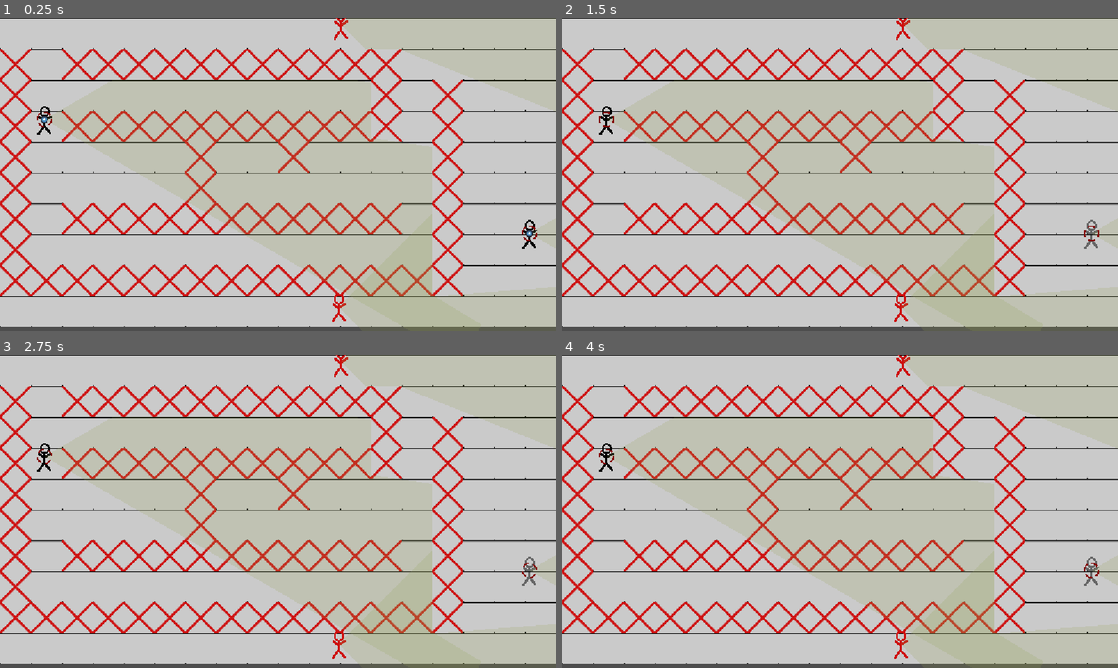
Above: before the commit, frames 1-4 (two rows, left to right).
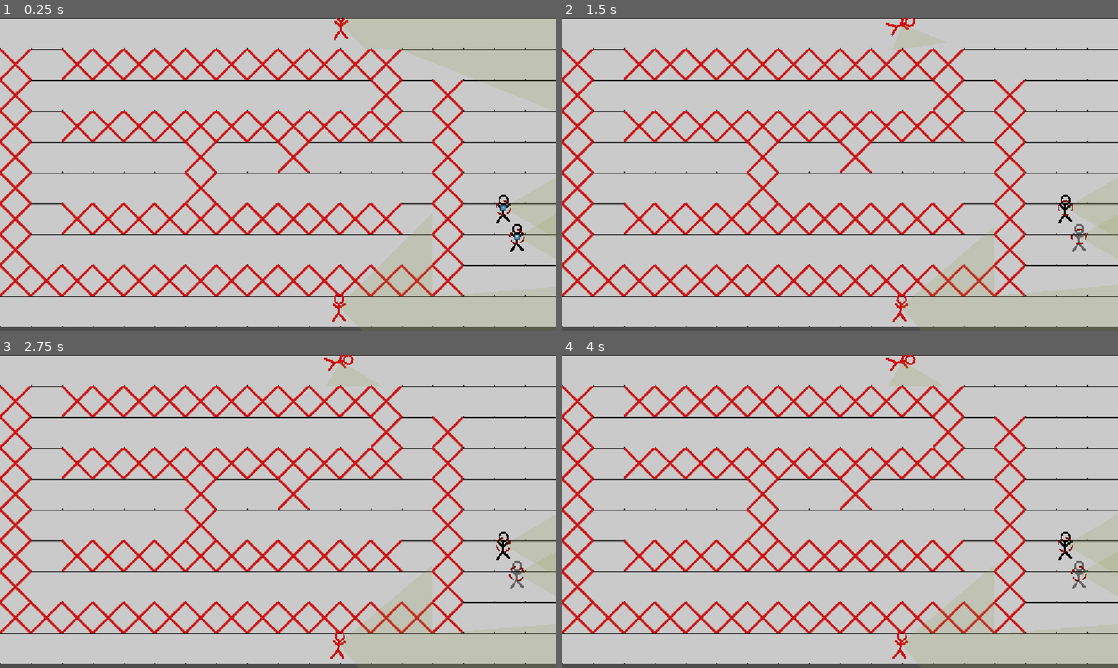
Above: after the commit, the same moments.

Repository: NevenIlincic/Tactical_Move
Game: Godot game, scene res://Scenes/Test_Scene.tscn
Two runs of this game, one before a commit and one after it. Both use one fixed random seed, a clock stepped at 60 frames per second and the inputs below. The engine's default icon, where the game draws it, is replaced by a stand-in: a white triangle on a blue panel in a dark square.
Inputs (mouse positions are in pixels of both pictures, inside the frame that each line leads up to):
- Up to frame 1 (0.25 s): no input
- Up to frame 2 (1.5 s): tap Enter at 0.5 s; move the mouse to (606, 118) at 0.52 s; press the mouse at (606, 118) at 0.53 s; tap W (reset_look_at_path) at 1.25 s; move the mouse to (1090, 233) at 1.27 s; release the mouse at (1090, 233) at 1.28 s; tap Space (move_confirm) at 1.35 s; click (1090, 233) at 1.42 s
- Up to frame 3 (2.75 s): move the mouse to (333, 442) at 2.02 s; right-click (333, 442) at 2.1 s; click (333, 442) at 2.17 s
- Up to frame 4 (4 s): move the mouse to (812, 574) at 2.77 s; tap Z (rotate_player_after_move) at 2.85 s; click (812, 574) at 2.92 s; move the mouse to (1006, 558) at 3.52 s; press the mouse at (1006, 558) at 3.53 s

The runs differ from the first frame. In frame 1, 2.6% of the frame differs, in the area x 6-100%, y 19-88%; in frame 2, 3.3%; in frame 3, 3.3%; in frame 4, 3.4%, in the area x 6-100%, y 0-98%.

Commit message:
[ADD] Initial enemy decision making on action start

Diff:
--- a/Resources/Player_Stats/Medic_Stats.tres
+++ b/Resources/Player_Stats/Medic_Stats.tres
@@ -20,7 +20,7 @@
 
 [sub_resource type="Resource" id="Resource_argnq"]
 script = ExtResource("2_xq73l")
-base_value = 350.0
+base_value = 150.0
 metadata/_custom_type_script = "uid://bencr8mnns7ut"
 
 [resource]
--- a/Resources/Player_Stats/Regular_Soldier_Stats.tres
+++ b/Resources/Player_Stats/Regular_Soldier_Stats.tres
@@ -21,7 +21,7 @@
 
 [sub_resource type="Resource" id="Resource_xq73l"]
 script = ExtResource("1_sf78t")
-base_value = 250.0
+base_value = 100.0
 metadata/_custom_type_script = "uid://bencr8mnns7ut"
 
 [resource]
--- a/Scenes/Soldier/Player/Player.tscn
+++ b/Scenes/Soldier/Player/Player.tscn
@@ -63,6 +63,9 @@
 
 [sub_resource type="Gradient" id="Gradient_tk11s"]
 colors = PackedColorArray(1, 1, 0.43137255, 0, 1, 1, 0.43137255, 0.8039216)
+
+[sub_resource type="RectangleShape2D" id="RectangleShape2D_jjc5n"]
+size = Vector2(256, 248)
 
 [node name="Player" type="Node2D" unique_id=1108589071 groups=["Player", "soldier"]]
 script = ExtResource("1_ft8w5")
@@ -131,7 +134,7 @@
 texture = ExtResource("9_3um6k")
 texture_mode = 1
 
-[node name="Hitbox" type="StaticBody2D" parent="." unique_id=1767789613]
+[node name="Hitbox" type="StaticBody2D" parent="." unique_id=1767789613 groups=["player_hitbox"]]
 
 [node name="Hitbox_Collision_Shape" type="CollisionShape2D" parent="Hitbox" unique_id=206391692]
 shape = SubResource("CircleShape2D_06txj")
@@ -145,4 +148,12 @@
 gradient = SubResource("Gradient_tk11s")
 script = ExtResource("11_tk11s")
 
+[node name="Ally_Detection_Area" type="Area2D" parent="." unique_id=996566538 groups=["ally_detection_area"]]
+
+[node name="CollisionShape2D" type="CollisionShape2D" parent="Ally_Detection_Area" unique_id=1560835526]
+position = Vector2(0, -4)
+shape = SubResource("RectangleShape2D_jjc5n")
+
 [connection signal="input_event" from="Selection_Area" to="." method="_on_selection_area_input_event"]
+[connection signal="body_entered" from="Ally_Detection_Area" to="." method="_on_ally_detection_area_body_entered"]
+[connection signal="body_exited" from="Ally_Detection_Area" to="." method="_on_ally_detection_area_body_exited"]
--- a/Scenes/Test_Scene.tscn
+++ b/Scenes/Test_Scene.tscn
@@ -91,7 +91,7 @@
 
 [sub_resource type="Resource" id="Resource_42oyf"]
 script = ExtResource("5_8c5ma")
-base_value = 0.4
+base_value = 1.0
 metadata/_custom_type_script = "uid://bencr8mnns7ut"
 
 [sub_resource type="Resource" id="Resource_xq73l"]
@@ -116,7 +116,7 @@
 [sub_resource type="Resource" id="Resource_513u8"]
 resource_local_to_scene = true
 script = ExtResource("5_8c5ma")
-base_value = 30.0
+base_value = 15.0
 metadata/_custom_type_script = "uid://bencr8mnns7ut"
 
 [sub_resource type="Resource" id="Resource_518se"]
@@ -136,7 +136,7 @@
 [sub_resource type="Resource" id="Resource_7tbrw"]
 resource_local_to_scene = true
 script = ExtResource("5_8c5ma")
-base_value = 10000.0
+base_value = 20.0
 metadata/_custom_type_script = "uid://bencr8mnns7ut"
 
 [sub_resource type="Resource" id="Resource_q2r4x"]
@@ -192,7 +192,7 @@
 shape = SubResource("RectangleShape2D_fhwqp")
 
 [node name="Player" parent="." unique_id=1108589071 instance=ExtResource("4_10mtb")]
-position = Vector2(92, 210)
+position = Vector2(1043, 393)
 soldier_stats = SubResource("Resource_grcoo")
 weapons = Array[ExtResource("6_mykrp")]([SubResource("Resource_yn6en")])
 
@@ -208,7 +208,7 @@
 weapons = Array[ExtResource("6_mykrp")]([SubResource("Resource_3vrl3")])
 
 [node name="Player2" parent="." unique_id=1802276897 instance=ExtResource("4_10mtb")]
-position = Vector2(1097, 446)
+position = Vector2(1071, 453)
 current_engagement_rule = 2
 soldier_stats = SubResource("Resource_q2r4x")
 weapons = Array[ExtResource("6_mykrp")]([SubResource("Resource_kw30y")])
@@ -220,7 +220,7 @@
 position = Vector2(1047, 349)
 
 [node name="Marker2D3" type="Marker2D" parent="." unique_id=1217688864 groups=["a_star_point"]]
-position = Vector2(532, 232)
+position = Vector2(549, 290)
 
 [node name="Marker2D4" type="Marker2D" parent="." unique_id=692773227 groups=["a_star_point"]]
 position = Vector2(257, 236)
@@ -232,4 +232,5 @@
 position = Vector2(1003, 611)
 
 [node name="NavigationRegion2D" type="NavigationRegion2D" parent="." unique_id=424842699]
+visible = false
 navigation_polygon = SubResource("NavigationPolygon_6uspl")
--- a/Scripts/Soldier/Enemy/enemy.gd
+++ b/Scripts/Soldier/Enemy/enemy.gd
@@ -9,6 +9,10 @@
 #FOR ENEMY
 var alive_players: Dictionary = {}
 var level: Level
+enum Intent{
+	ATTACK,
+	DEFEND
+}
 
 func when_spotted():
 	visible = true
@@ -33,9 +37,45 @@
 
 
 func _pre_move_actions():
-	evaluate_best_move()
-	Signals.player_move_finished.emit(self)
-	#check_soldier_has_action()
+	var best_move = evaluate_best_move()
+	var total_score: float = best_move["total_score"]
+	var intent: Intent = best_move["intent"]
+	#TARGET
+	var target: Soldier = best_move["target"]
+	var target_distance: float = best_move["target_distance"]
+	var path_to_target = best_move["path_to_target"]
+	#COVER
+	var path_to_closest_cover = best_move["path_to_closest_cover"]
+	var distance_to_closest_cover: float = best_move["distance_to_closest_cover"]
+	var cover_point: Marker2D = best_move["closest_cover"]
+
+	#print(self, " ", best_move)
+	match intent:
+		Intent.DEFEND:
+			if soldier_stats.HP.get_value() < target.soldier_stats.HP.get_value():
+				if total_score > 1.5:
+					var path: Array[Vector2] = []
+					for point in path_to_closest_cover:
+						path.append(point)
+					player_path = path
+					set_after_move_looking_point(get_closest_cover()["closest_cover"].global_position)
+			set_point_to_look(cover_point)
+
+		Intent.ATTACK:
+			var path: Array[Vector2] = []
+			var look_at_point = null
+			if soldier_stats.max_travel_distance.get_value() < target_distance:
+				for point in path_to_closest_cover:
+					path.append(point)
+				look_at_point = cover_point
+			else:
+				for point in path_to_target:
+					path.append(point)
+				look_at_point = target
+			set_point_to_look(look_at_point)
+			player_path = path
+
+	check_soldier_has_action()
 
 func check_enemy_looking_at():
 	if enemy_to_shoot:
@@ -49,19 +89,67 @@
 	#hide_enemy()
 
 func evaluate_best_move():
+	var map_rid = get_world_2d().navigation_map
+
 	var path_data: Dictionary = get_closest_cover()
-	var path = path_data["shortest_path"]
-	var distance_to_nearest_cover = path_data["minimum_length"]
+	var path_to_closest_cover = path_data["shortest_path"]
+	var distance_to_closest_cover = path_data["minimum_length"]
 	var cover_point: Marker2D = path_data["closest_cover"]
 
 	var alive_players: Dictionary = level.get_alive_players()
+
 	var best_move: Dictionary = {}
-	var best_score: float = 0.0
+	var best_score: float = -9999.0
 
 	var current_HP: float = soldier_stats.HP.get_value()
-	for player in alive_players:
-		pass
-
+	var max_travel_distance: float = soldier_stats.max_travel_distance.get_value()
+	for player: Player in alive_players:
+		var intent_for_player: Intent = Intent.ATTACK
+		var path_to_player = NavigationServer2D.map_get_path(map_rid, global_position, player.global_position, true)
+		var distance_to_player: float = get_path_length(path_to_player)
+		var player_allies_nearby = len(player.allies_nearby)
+
+		var attack_score: float = 0.0
+		var defense_score: float = 0.0
+
+		var player_hp: float = player.soldier_stats.HP.get_value()
+		#HP
+		if current_HP > player_hp:
+			attack_score += clampf(10.0/(player.soldier_stats.HP.get_value() +1.0), 0.0, 3.0)
+			if player_hp < 30.0:
+				attack_score += attack_score * 0.5
+		else:
+			defense_score += clampf(10.0/(player.soldier_stats.HP.get_value() +1.0), 0.0, 3.0)
+			if current_HP < 30.0:
+				defense_score = 10.0 / current_HP
+		#DISTANCE
+		if max_travel_distance > distance_to_player:
+			if distance_to_player > distance_to_closest_cover:
+				defense_score += clampf(500.0/ (distance_to_player*(player_allies_nearby+1)), 0.0, 3.0)
+			else:
+				attack_score += clampf(500.0/(distance_to_player*(player_allies_nearby+1)), 0.0, 3.0)
+		else:
+			defense_score += clampf(500.0/ (distance_to_player*(player_allies_nearby+1)), 0.0, 3.0)
+
+		#print(self, " ", attack_score, " ", defense_score)
+		if defense_score > attack_score:
+			intent_for_player = Intent.DEFEND
+
+		var total_score: float = absf(attack_score - defense_score)
+		if total_score > best_score:
+			best_score = total_score
+			best_move = {
+				"total_score": total_score,
+				"intent": intent_for_player,
+				"target": player,
+				"target_distance": distance_to_player,
+				"path_to_target": path_to_player,
+				"path_to_closest_cover": path_to_closest_cover,
+				"closest_cover": cover_point,
+				"distance_to_closest_cover": distance_to_closest_cover
+			}
+
+	return best_move
 func get_nearest_marker(from_position: Vector2, markers: Array) -> Marker2D:
 	var nearest_marker: Marker2D = null
 	var shortest_distance: float = INF # Postavljamo na beskonačno na početku
@@ -84,8 +172,7 @@
 	var path = NavigationServer2D.map_get_path(map_rid, global_position, cover.global_position, true)
 	var total_length = 0.0
 
-	for i in range(path.size() - 1):
-		total_length += path[i].distance_to(path[i + 1])
+	total_length = get_path_length(path)
 	return {
 		"cover": cover,
 		"path_length": total_length,
@@ -96,7 +183,9 @@
 	var best_cover: Marker2D = null
 	var best_path = null
 	var best_length: float = INF
-	for cover in level.cover_points:
+	for cover: Marker2D in level.cover_points:
+		if player_path[-1] == cover.global_position:
+			continue
 		var data: Dictionary = get_path_lenth_to_cover(cover)
 		if best_length > data["path_length"]:
 			best_length = data["path_length"]
@@ -107,3 +196,9 @@
 		"minimum_length": best_length,
 		"closest_cover": best_cover
 		}
+
+func get_path_length(path):
+	var total_length: float = 0.0
+	for i in range(path.size() - 1):
+		total_length += path[i].distance_to(path[i + 1])
+	return total_length
--- a/Scripts/Soldier/Player/player.gd
+++ b/Scripts/Soldier/Player/player.gd
@@ -3,6 +3,8 @@
 var starting_tile: Vector2i
 var target_tile: Vector2i
 var is_selected: bool = false
+
+var allies_nearby: Dictionary = {} #{PLayer: true}
 
 #LINE PATH NODES
 @onready var player_path_line: PlayerPathLine = $Player_Path_Line
@@ -163,3 +165,23 @@
 	if not enemy is Player:
 		(enemy as Enemy).hide_enemy()
 	#point_to_look = null
+
+
+
+
+
+
+func _on_ally_detection_area_body_entered(body: Node2D) -> void:
+	var soldier = body.get_parent()
+	if soldier != self and body.is_in_group("player_hitbox") and soldier is Player:
+		if not allies_nearby.has(soldier):
+			allies_nearby[soldier] = true
+		if not soldier.allies_nearby.has(self):
+			soldier.allies_nearby[self] = true
+func _on_ally_detection_area_body_exited(body: Node2D) -> void:
+	var soldier = body.get_parent()
+	if soldier != self and body.is_in_group("player_hitbox") and soldier is Player:
+		if allies_nearby.has(soldier):
+			allies_nearby.erase(soldier)
+		if soldier.allies_nearby.has(self):
+			soldier.allies_nearby.erase(self)
--- a/Scripts/Soldier/soldier.gd
+++ b/Scripts/Soldier/soldier.gd
@@ -55,7 +55,7 @@
 	Signals.hide_enemy.connect(_on_enemy_lost)
 
 func _on_enemy_soldier_killed(enemy_killed: Soldier, killed_by: Soldier):
-	#enemy_killed.hitbox_collision_shape.disabled = true
+	killed_by.vision_polygon.bullet_hit_point = null
 	if enemies_in_sight.has(enemy_killed):
 		enemies_in_sight.erase(enemy_killed)
 	_on_enemy_lost(enemy_killed, self)
@@ -67,7 +67,7 @@
 	var lowest_hp_value = INF
 
 	for enemy: Soldier in enemies_in_sight.keys():
-		var current_enemy_hp = enemy.HP
+		var current_enemy_hp = enemy.soldier_stats.HP.get_value()
 		if current_enemy_hp < lowest_hp_value:
 			lowest_hp_value = current_enemy_hp
 			lowest_hp_enemy = enemy
@@ -88,6 +88,8 @@
 func check_soldier_has_action():
 	if len(player_path) > 1 or point_to_look:
 		Signals.player_move_continued.emit(self)
+
+
 
 func set_after_move_looking_point(point: Vector2):
 	after_move_looking_point = point
@@ -114,6 +116,13 @@
 	player_path.append(global_position)
 	reset_after_move_looking_point()
 
+func when_been_shoot_at(enemy: Soldier):
+	engagement_strategy = StopShootFollowingStrategy.new()
+	on_engagement_action(enemy)
+	var tween: Tween = create_tween()
+	do_soldier_rotation(tween)
+	await tween.finished
+
 func _on_enemy_seen(enemy: Soldier, soldier: Soldier):
 	if self != soldier:
 		return
@@ -148,6 +157,7 @@
 			Signals.player_move_finished.emit(self)
 	else:
 		if enemy == enemy_to_shoot:
+			await get_tree().create_timer(soldier_stats.reaction_time.get_value()).timeout
 			_select_next_enemy_to_shoot()
 		if not (current_weapon.weapon_state is WeaponReloadState
 			or current_weapon.weapon_state is WeaponShootState):
@@ -211,13 +221,15 @@
 
 func _on_move_stop():
 	if after_move_looking_point:
-		point_to_look = after_move_looking_point
+		if enemies_in_sight.is_empty():
+			point_to_look = after_move_looking_point
 		var tween: Tween = create_tween()
 		do_soldier_rotation(tween)
 		await tween.finished
 		reset_after_move_looking_point()
 		set_player_looking_at()
 
+	print(self, " ", enemies_in_sight)
 	if has_enemies_in_sight():
 		Signals.player_move_continued.emit(self)
 	else:
--- a/Scripts/Soldier/soldier_vision.gd
+++ b/Scripts/Soldier/soldier_vision.gd
@@ -61,6 +61,7 @@
 						Signals.report_enemy_seen.emit(hit_object, get_parent())
 						if not enemy_position and hit_object == get_parent().enemy_to_shoot:
 							enemy_position = current_point
+						if not bullet_hit_point:
 							bullet_hit_point = hit_object.global_position
 		else:
 			current_point = ray.target_position
